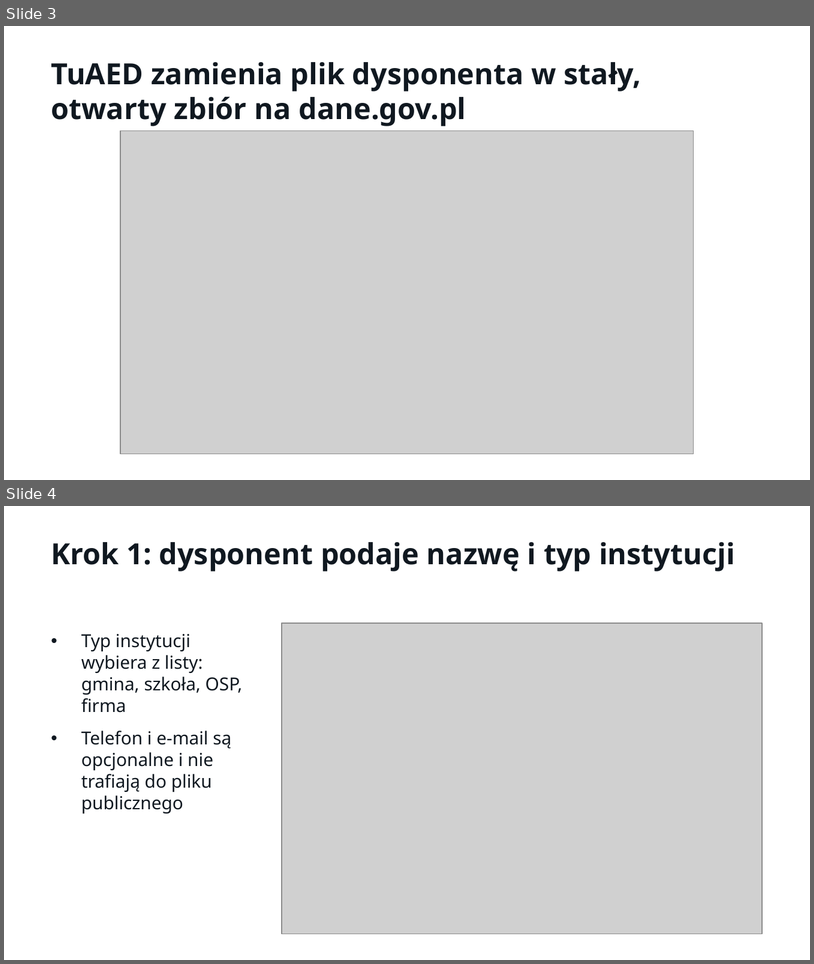
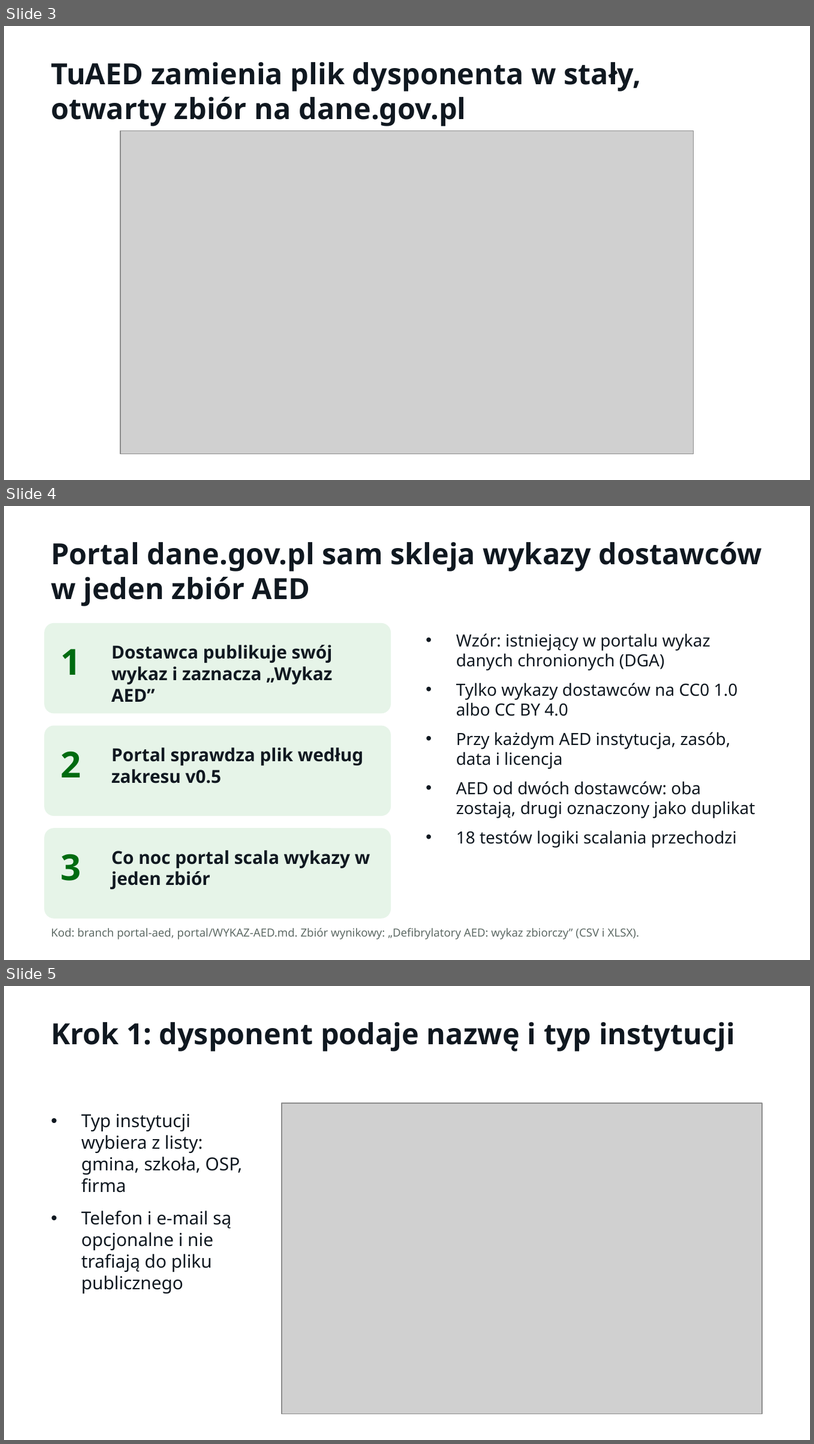
Before and after one commit to LastMinuteGameStudio/hacknation, a slide deck: prezentacja/TuAED-Misja-AED.pptx. Shown one above the other, each under a label of ours: slides 3 and 4 before the commit, slides 3, 4 and 5 after it. The pictures are 814x964 and 814x1444 pixels, drawn with LibreOffice and Linux fonts; fonts in the diff are those of the drawing; grey boxes stand for pictures. Boxes give left, top, right and bottom in pixels: in the first picture for what was removed or moved away, otherwise in the second. Text is boxed around its words. In the diff, an @@ line names an element or a change of style, - is before the commit and + after.

```diff
--- a/prezentacja/TuAED-Misja-AED.pptx
+++ b/prezentacja/TuAED-Misja-AED.pptx
@@ slide 4 added at <box>4,506,810,960</box>, background #FFFFFF @@
@@ text added at <box>51,542,762,606</box>, 26 pt, text #101820, bold @@
+Portal dane.gov.pl sam skleja wykazy dostawców w jeden zbiór AED
@@ rounded rectangle added at <box>44,623,391,713</box>, fill #E6F4E8 @@
@@ text added at <box>61,649,81,675</box>, 32 pt, text #006B10, bold @@
+1
@@ text added at <box>111,645,333,702</box>, 16 pt, text #101820, bold @@
+Dostawca publikuje swój wykaz i zaznacza „Wykaz AED”
@@ text added at <box>456,633,756,847</box>, 15 pt, text #101820 @@
+• Wzór: istniejący w portalu wykaz danych chronionych (DGA)
+• Tylko wykazy dostawców na CC0 1.0 albo CC BY 4.0
+• Przy każdym AED instytucja, zasób, data i licencja
+• AED od dwóch dostawców: oba zostają, drugi oznaczony jako duplikat
+• 18 testów logiki scalania przechodzi
@@ rounded rectangle added at <box>44,726,391,816</box>, fill #E6F4E8 @@
@@ text added at <box>61,751,81,777</box>, 32 pt, text #006B10, bold @@
+2
@@ text added at <box>111,747,363,783</box>, 16 pt, text #101820, bold @@
+Portal sprawdza plik według zakresu v0.5
@@ rounded rectangle added at <box>44,828,391,918</box>, fill #E6F4E8 @@
@@ text added at <box>61,853,81,880</box>, 32 pt, text #006B10, bold @@
+3
@@ text added at <box>111,850,371,889</box>, 16 pt, text #101820, bold @@
+Co noc portal scala wykazy w jeden zbiór
@@ text added at <box>51,927,639,939</box>, 10 pt, text #5F6B66 @@
+Kod: branch portal-aed, portal/WYKAZ-AED.md. Zbiór wynikowy: „Defibrylatory AED: wykaz zbiorczy” (CSV i XLSX).
@@ what was slide 4 is now slide 5 @@
```
Also in this commit, not shown: 1 slide changed, 1 other file.
